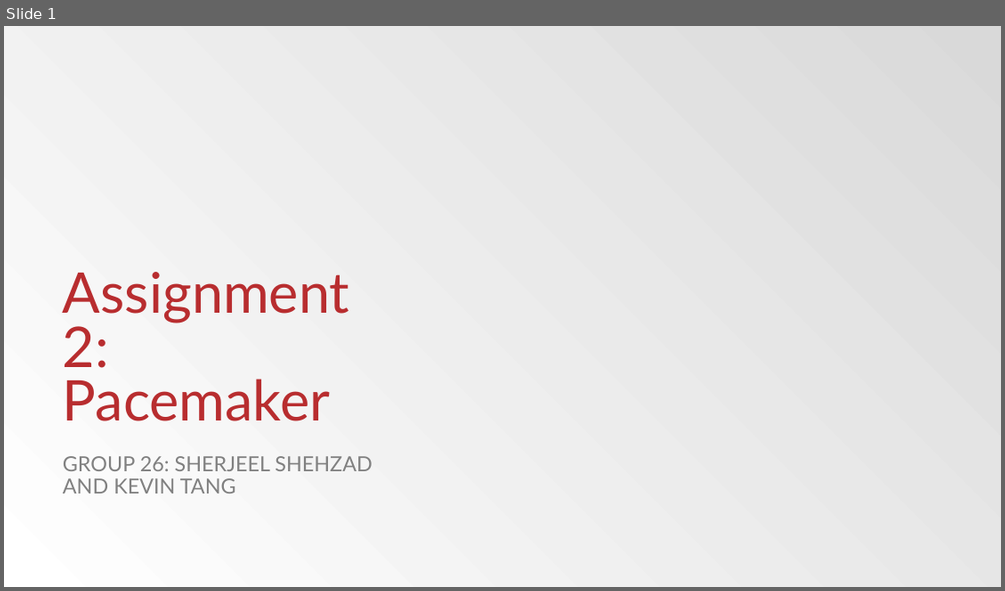
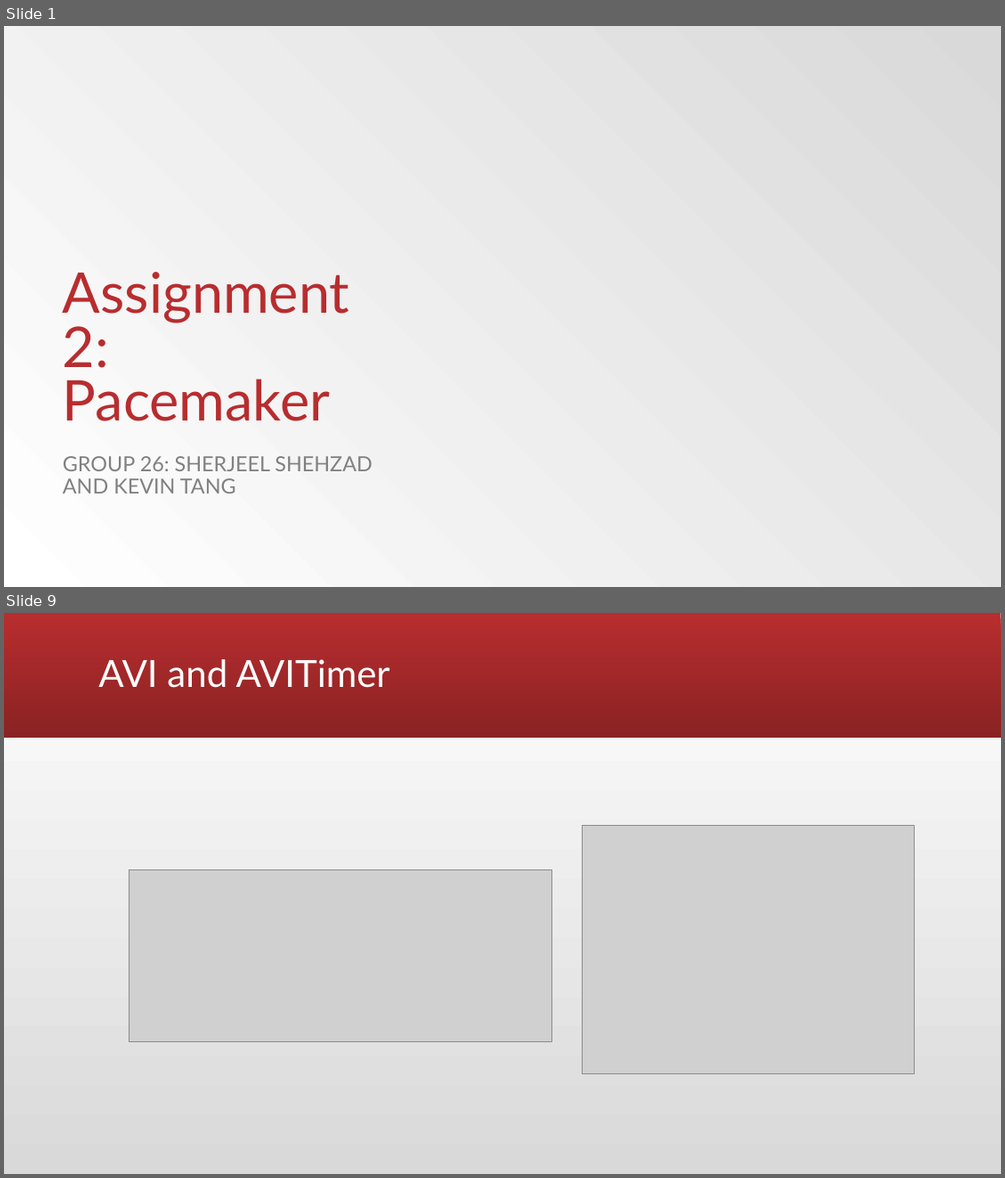
Before and after one commit to sherjeelshehzad/pacemaker, a slide deck: Assignment 2.pptx. Shown one above the other, each under a label of ours: slide 1 before the commit, slides 1 and 9 after it; the slides between them are not shown. The pictures are 1005x591 and 1005x1178 pixels, drawn with LibreOffice and Linux fonts; fonts in the diff are those of the drawing; grey boxes stand for pictures; background and template pictures are left out. Boxes give left, top, right and bottom in pixels: in the first picture for what was removed or moved away, otherwise in the second. Text is boxed around its words. In the diff, an @@ line names an element or a change of style, - is before the commit and + after.

```diff
--- a/Assignment 2.pptx
+++ b/Assignment 2.pptx
@@ slide 9 added at <box>4,613,1001,1174</box>, background gradient #D9D9D9 to #FFFFFF @@
@@ rectangle added at <box>4,613,1001,738</box>, fill gradient #B82D2F to #8A2223 @@
@@ title added at <box>98,659,390,688</box>, 36 pt, text #FFFFFF @@
+AVI and AVITimer
@@ picture added at <box>582,826,914,1074</box> @@
@@ picture added at <box>129,870,552,1041</box> @@
```
Also in this commit, not shown: 1 slide changed, 6 other slides added, 9 slides removed.
